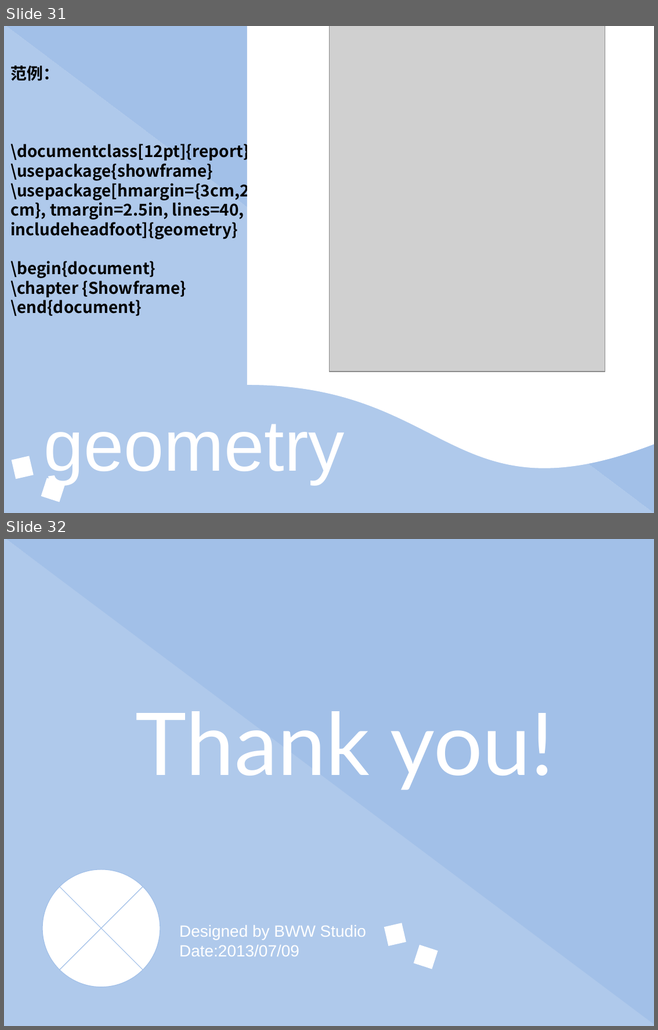
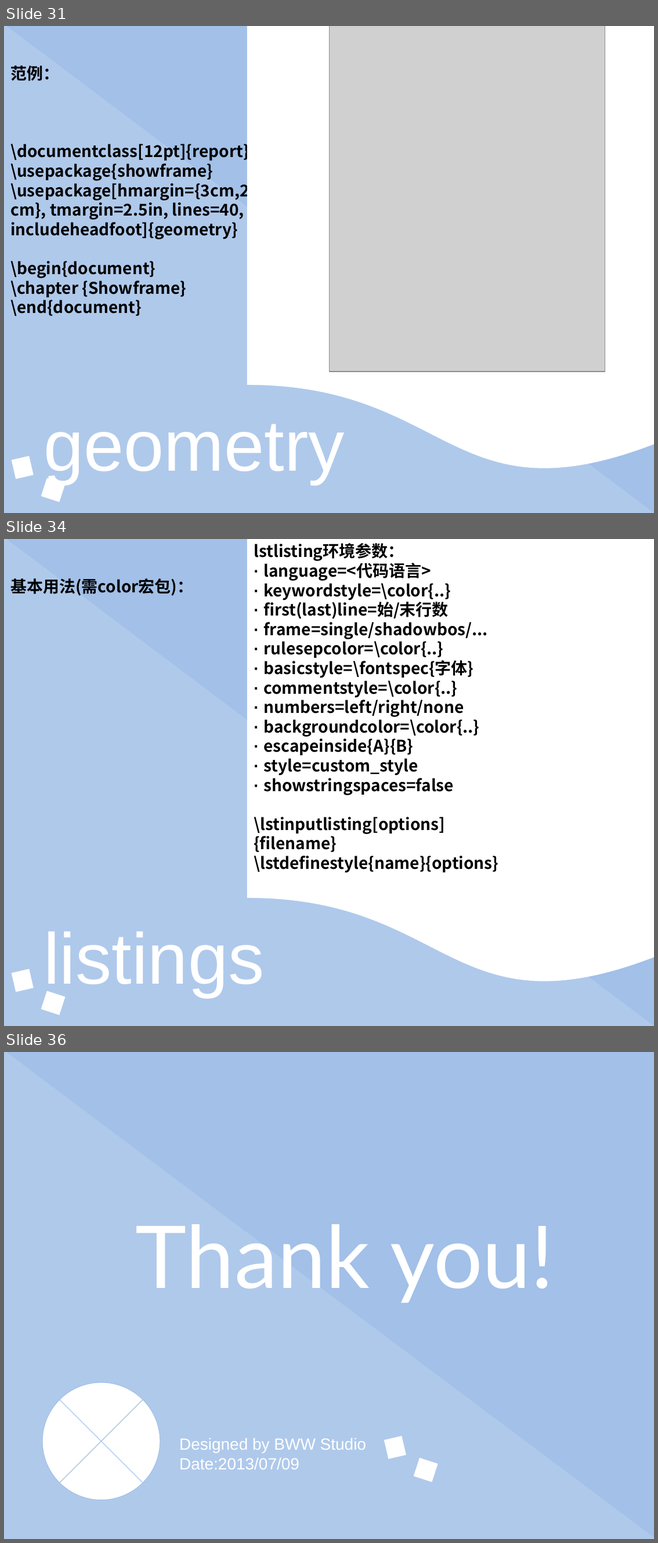
Before and after one commit to eesast/lectures, a slide deck: drafts/latex/常用宏包及其他高阶内容.pptx. Shown one above the other, each under a label of ours: slides 31 and 32 before the commit, slides 31, 34 and 36 after it; the slides between them are not shown. The pictures are 658x1030 and 658x1543 pixels, drawn with LibreOffice and Linux fonts; fonts in the diff are those of the drawing; grey boxes stand for pictures. Boxes give left, top, right and bottom in pixels: in the first picture for what was removed or moved away, otherwise in the second. Text is boxed around its words. In the diff, an @@ line names an element or a change of style, - is before the commit and + after.

```diff
--- a/drafts/latex/常用宏包及其他高阶内容.pptx
+++ b/drafts/latex/常用宏包及其他高阶内容.pptx
@@ slide 34 added at box(4, 539, 654, 1026), background #FFFFFF @@
@@ right triangle added at box(4, 539, 654, 1026), fill #A2C0E8 at 85% opacity @@
@@ right triangle added at box(4, 539, 654, 1026), fill #A2C0E8 @@
@@ flow chart document added at box(247, 539, 654, 987), fill #FFFFFF @@
@@ text added at box(253, 543, 498, 873), 18 pt, text #000000, bold @@
+lstlisting环境参数：
+· language=<代码语言>
+· keywordstyle=\color{..}
+· first(last)line=始/末行数
+· frame=single/shadowbos/...
+· rulesepcolor=\color{..}
+· basicstyle=\fontspec{字体}
+· commentstyle=\color{..}
+· numbers=left/right/none
+· backgroundcolor=\color{..}
+· escapeinside{A}{B}
+· style=custom_style
+· showstringspaces=false
+\lstinputlisting[options]
+{filename}
+\lstdefinestyle{name}{options}
@@ text added at box(10, 578, 193, 596), 18 pt, text #000000, bold @@
+基本用法(需color宏包)：
@@ rectangle added at box(574, 599, 648, 645), fill #FFFFFF, outline #FFFFFF 0.75 pt @@
@@ rectangle added at box(539, 609, 569, 624), fill #FFFFFF, outline #FFFFFF 0.75 pt @@
@@ rectangle added at box(539, 812, 569, 827), fill #FFFFFF, outline #FFFFFF 0.75 pt @@
@@ rectangle added at box(574, 804, 648, 850), fill #FFFFFF, outline #FFFFFF 0.75 pt @@
@@ text added at box(43, 932, 264, 997), 80 pt, text #FFFFFF @@
+listings
@@ rectangle added at box(11, 969, 33, 992), fill #FFFFFF @@
@@ rectangle added at box(41, 991, 65, 1016), fill #FFFFFF @@
@@ what was slide 32 is now slide 36 @@
```
Also in this commit, not shown: 1 slide changed, 3 other slides added.
